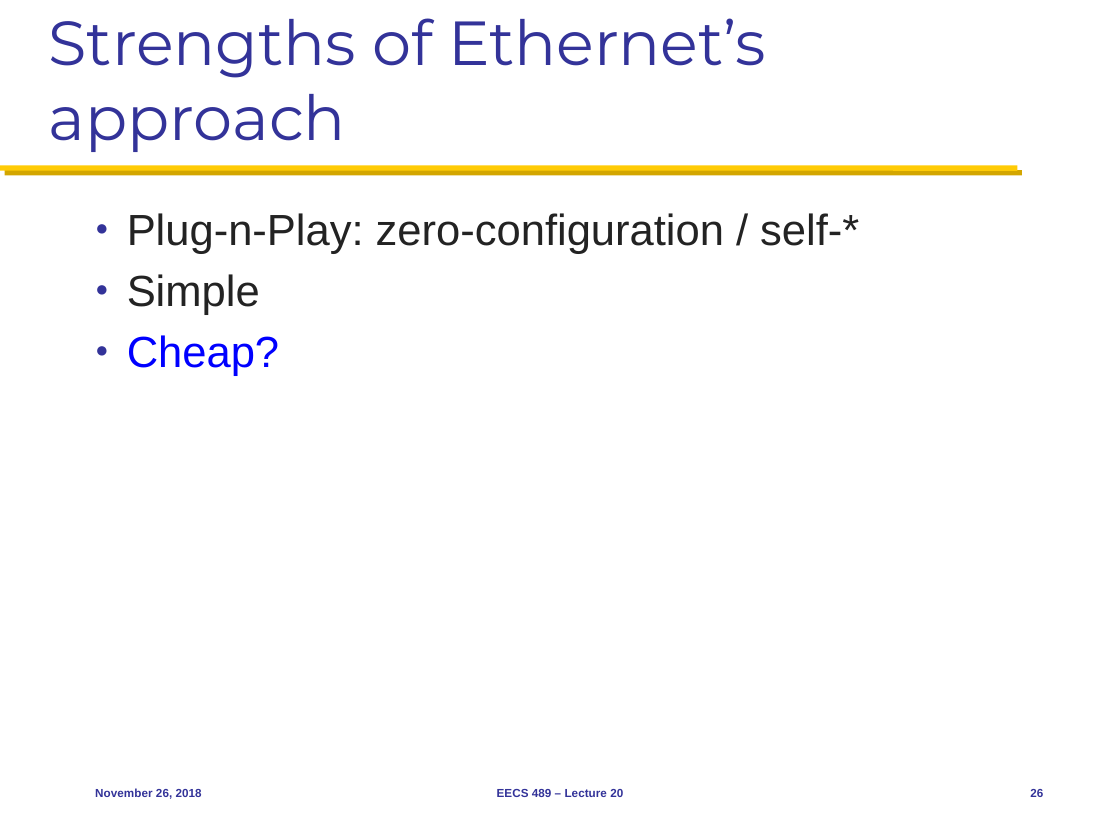
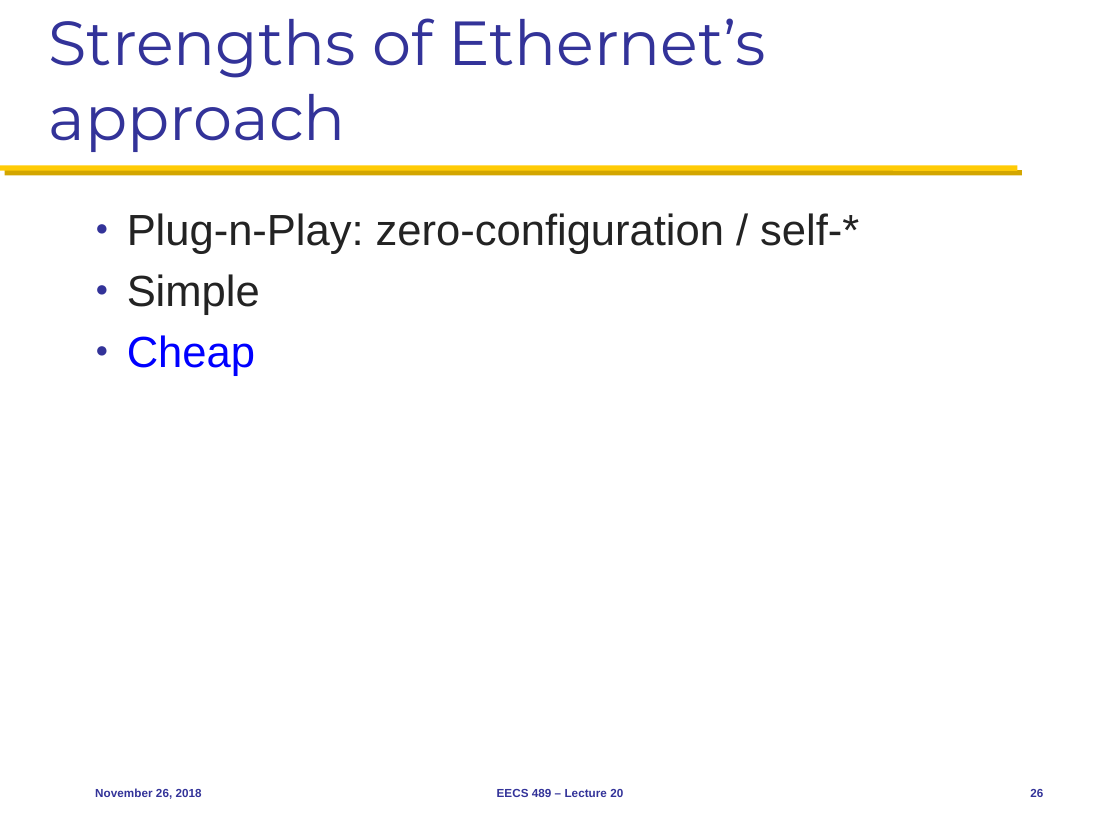
Before and after one commit to mosharaf/eecs489, a slide deck: slide 26 of Slides/112618.pptx. Drawn at 1120x840 pixels with LibreOffice and Linux fonts; fonts in the diff are those of the drawing. Boxes give left, top, right and bottom in pixels: in the first picture for what was removed or moved away, otherwise in the second. Text is boxed around its words. In the diff, an @@ line names an element or a change of style, - is before the commit and + after.

```diff
--- a/Slides/112618.pptx
+++ b/Slides/112618.pptx
@@ text at (x1=127, y1=335, x2=255, y2=376): text changed @@
-● Cheap?
+● Cheap
```
Also in this commit, not shown: 7 other slides changed, 1 slide removed.
